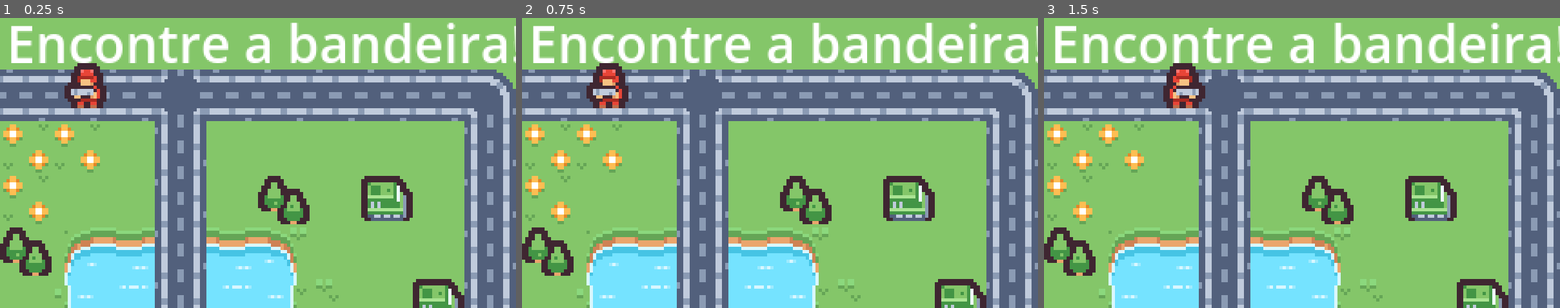
Above: before the commit, frames 1-3 (left to right).
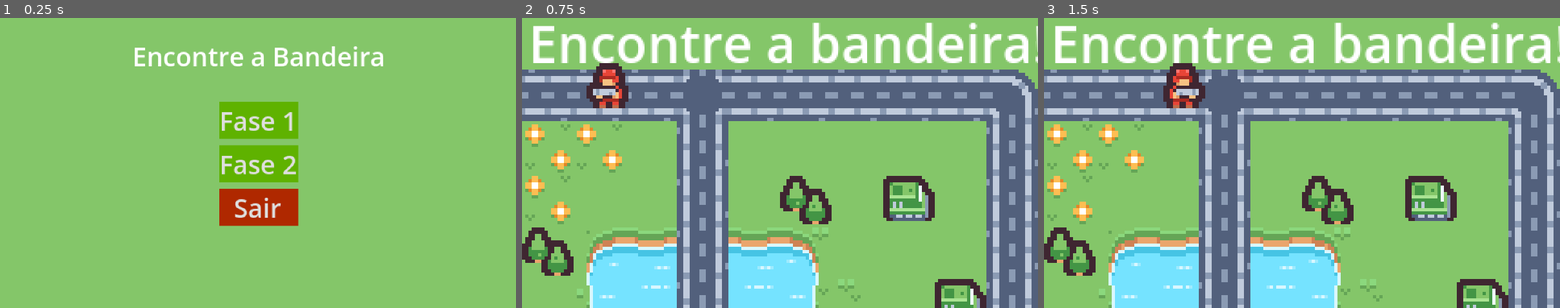
Above: after the commit, the same moments.

Repository: lalarmoss/encontre-a-bandeira2
Game: Godot game, scene res://menu.tscn
Same seed, same stepped clock (60 frames per second), same inputs: the game is played once before the commit and once after it. Before the commit the project starts from res://jogo.tscn.
Inputs (mouse positions are in pixels of both pictures, inside the frame that each line leads up to):
- Up to frame 1 (0.25 s): no input
- Up to frame 2 (0.75 s): click (780, 119) at 0.5 s, where only the run after the commit has a clickable "Fase 1"
- Up to frame 3 (1.5 s): tap Enter at 1.25 s; hold Right (ui_right) from 1.28 s (still down)

The runs differ from the first frame. In frame 1, 55% of the frame differs, in the area x 0-100%, y 1-100%; in frame 2, nothing differs; in frame 3, nothing differs.

Commit message:
Desafio feito!
Devo melhorar o visual do menu

Diff:
--- /dev/null
+++ b/menu.gd
@@ -0,0 +1,12 @@
+extends Control
+
+
+func _on_fase_1_pressed() -> void:
+	get_tree().change_scene_to_file("res://jogo.tscn")
+
+func _on_fase_2_pressed() -> void:
+	get_tree().change_scene_to_file("res://fase2.tscn")
+
+
+func _on_sair_pressed() -> void:
+	get_tree().quit()
--- a/menu.tscn
+++ b/menu.tscn
@@ -1,33 +1,94 @@
 [gd_scene format=3 uid="uid://e8w0untuq5ae"]
 
-[node name="Control" type="Control" unique_id=1165487608]
+[ext_resource type="Texture2D" uid="uid://cin4n537f2dw6" path="res://recursos/kenney_tiny-battle/Tiles/tile_0000.png" id="1_lti8b"]
+[ext_resource type="Script" uid="uid://b2fg13ohmc2xp" path="res://menu.gd" id="1_ouk20"]
+
+[sub_resource type="StyleBoxTexture" id="StyleBoxTexture_vsb4k"]
+texture = ExtResource("1_lti8b")
+
+[sub_resource type="StyleBoxFlat" id="StyleBoxFlat_ytr4m"]
+bg_color = Color(0.3742231, 0.69693685, 0, 1)
+
+[sub_resource type="StyleBoxFlat" id="StyleBoxFlat_4hy44"]
+
+[sub_resource type="StyleBoxFlat" id="StyleBoxFlat_mae5d"]
+bg_color = Color(0.050955743, 0.13161924, 0, 1)
+
+[sub_resource type="StyleBoxFlat" id="StyleBoxFlat_ecwwl"]
+bg_color = Color(0.37254903, 0.69803923, 0, 1)
+
+[sub_resource type="StyleBoxFlat" id="StyleBoxFlat_l48gv"]
+bg_color = Color(0.050980393, 0.13333334, 0, 1)
+
+[sub_resource type="StyleBoxFlat" id="StyleBoxFlat_lti8b"]
+bg_color = Color(0.6863288, 0.15632096, 0, 1)
+
+[sub_resource type="StyleBoxFlat" id="StyleBoxFlat_kk3ma"]
+bg_color = Color(0.4452935, 0, 0.08277617, 1)
+
+[node name="menu" type="Control" unique_id=1165487608]
 layout_mode = 3
 anchors_preset = 15
 anchor_right = 1.0
 anchor_bottom = 1.0
 grow_horizontal = 2
 grow_vertical = 2
+script = ExtResource("1_ouk20")
 
 [node name="Panel" type="Panel" parent="." unique_id=2117924483]
-layout_mode = 0
-offset_right = 40.0
-offset_bottom = 40.0
+layout_mode = 1
+anchors_preset = 15
+anchor_right = 1.0
+anchor_bottom = 1.0
+grow_horizontal = 2
+grow_vertical = 2
+theme_override_styles/panel = SubResource("StyleBoxTexture_vsb4k")
 
 [node name="Label" type="Label" parent="." unique_id=1805972518]
-layout_mode = 0
-offset_right = 40.0
-offset_bottom = 23.0
+layout_mode = 1
+anchors_preset = 5
+anchor_left = 0.5
+anchor_right = 0.5
+offset_left = -78.0
+offset_top = 12.0
+offset_right = 79.0
+offset_bottom = 35.0
+grow_horizontal = 2
+text = "Encontre a Bandeira"
 
 [node name="VBoxContainer" type="VBoxContainer" parent="." unique_id=390239884]
-layout_mode = 0
-offset_right = 40.0
-offset_bottom = 40.0
+layout_mode = 1
+anchors_preset = 8
+anchor_left = 0.5
+anchor_top = 0.5
+anchor_right = 0.5
+anchor_bottom = 0.5
+offset_left = -20.0
+offset_top = -20.0
+offset_right = 20.0
+offset_bottom = 20.0
+grow_horizontal = 2
+grow_vertical = 2
 
 [node name="fase1" type="Button" parent="VBoxContainer" unique_id=605859047]
 layout_mode = 2
+theme_override_styles/normal = SubResource("StyleBoxFlat_ytr4m")
+theme_override_styles/normal_mirrored = SubResource("StyleBoxFlat_4hy44")
+theme_override_styles/pressed = SubResource("StyleBoxFlat_mae5d")
+text = "Fase 1"
 
 [node name="fase2" type="Button" parent="VBoxContainer" unique_id=1740084569]
 layout_mode = 2
+theme_override_styles/normal = SubResource("StyleBoxFlat_ecwwl")
+theme_override_styles/pressed = SubResource("StyleBoxFlat_l48gv")
+text = "Fase 2"
 
 [node name="sair" type="Button" parent="VBoxContainer" unique_id=342903599]
 layout_mode = 2
+theme_override_styles/normal = SubResource("StyleBoxFlat_lti8b")
+theme_override_styles/pressed = SubResource("StyleBoxFlat_kk3ma")
+text = "Sair"
+
+[connection signal="pressed" from="VBoxContainer/fase1" to="." method="_on_fase_1_pressed"]
+[connection signal="pressed" from="VBoxContainer/fase2" to="." method="_on_fase_2_pressed"]
+[connection signal="pressed" from="VBoxContainer/sair" to="." method="_on_sair_pressed"]
--- a/project.godot
+++ b/project.godot
@@ -15,7 +15,7 @@
 [application]
 
 config/name="encontre a bandeira"
-run/main_scene="uid://bnjqkcx3ag1hj"
+run/main_scene="uid://e8w0untuq5ae"
 config/features=PackedStringArray("4.7", "Forward Plus")
 config/icon="res://icon.svg"
 
Not shown, added: menu.gd.uid
